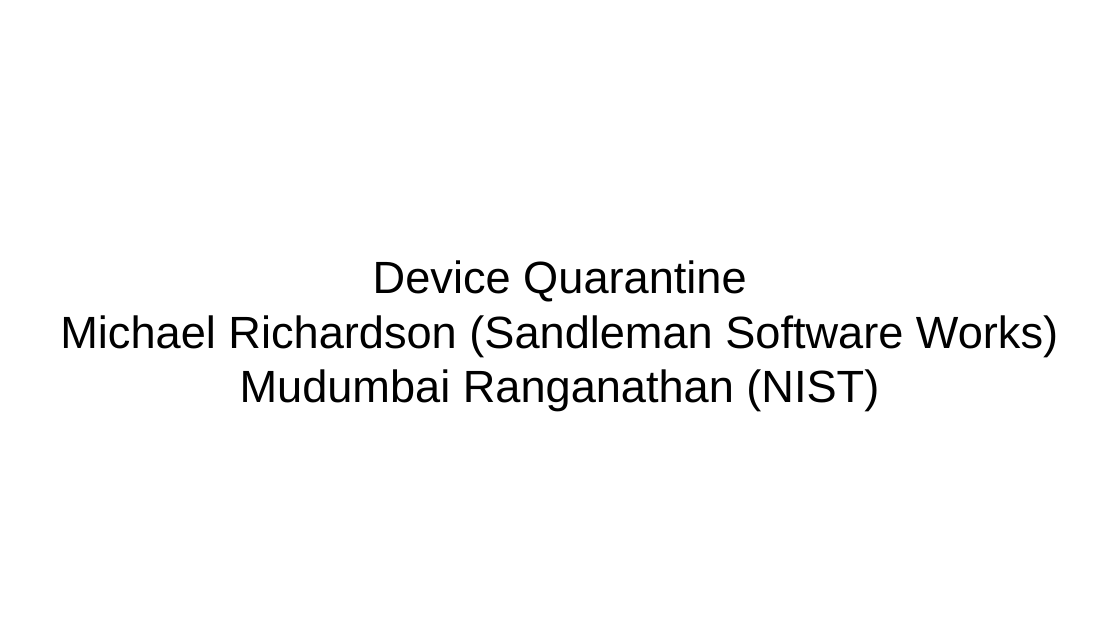
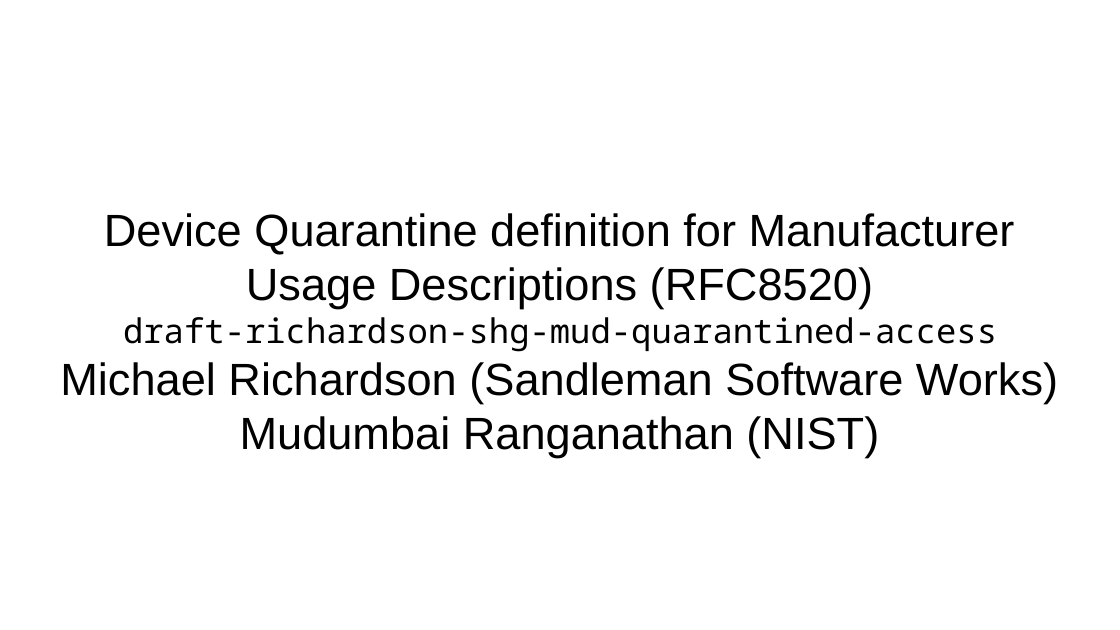
Before and after one commit to CIRALabs/shg-mud-quarantine, a slide deck: slide 1 of presentations/ietf107-shg-quarantine.odp. Drawn at 1120x630 pixels with LibreOffice and Linux fonts; fonts in the diff are those of the drawing. Boxes give left, top, right and bottom in pixels: in the first picture for what was removed or moved away, otherwise in the second. Text is boxed around its words. In the diff, an @@ line names an element or a change of style, - is before the commit and + after.

Commit message:
updated slides

```diff
--- a/presentations/ietf107-shg-quarantine.odp
+++ b/presentations/ietf107-shg-quarantine.odp
@@ subtitle at [104,213,1015,352]: text changed @@
-Device Quarantine
+Device Quarantine definition for Manufacturer Usage Descriptions (RFC8520)
+draft-richardson-shg-mud-quarantined-access
```
